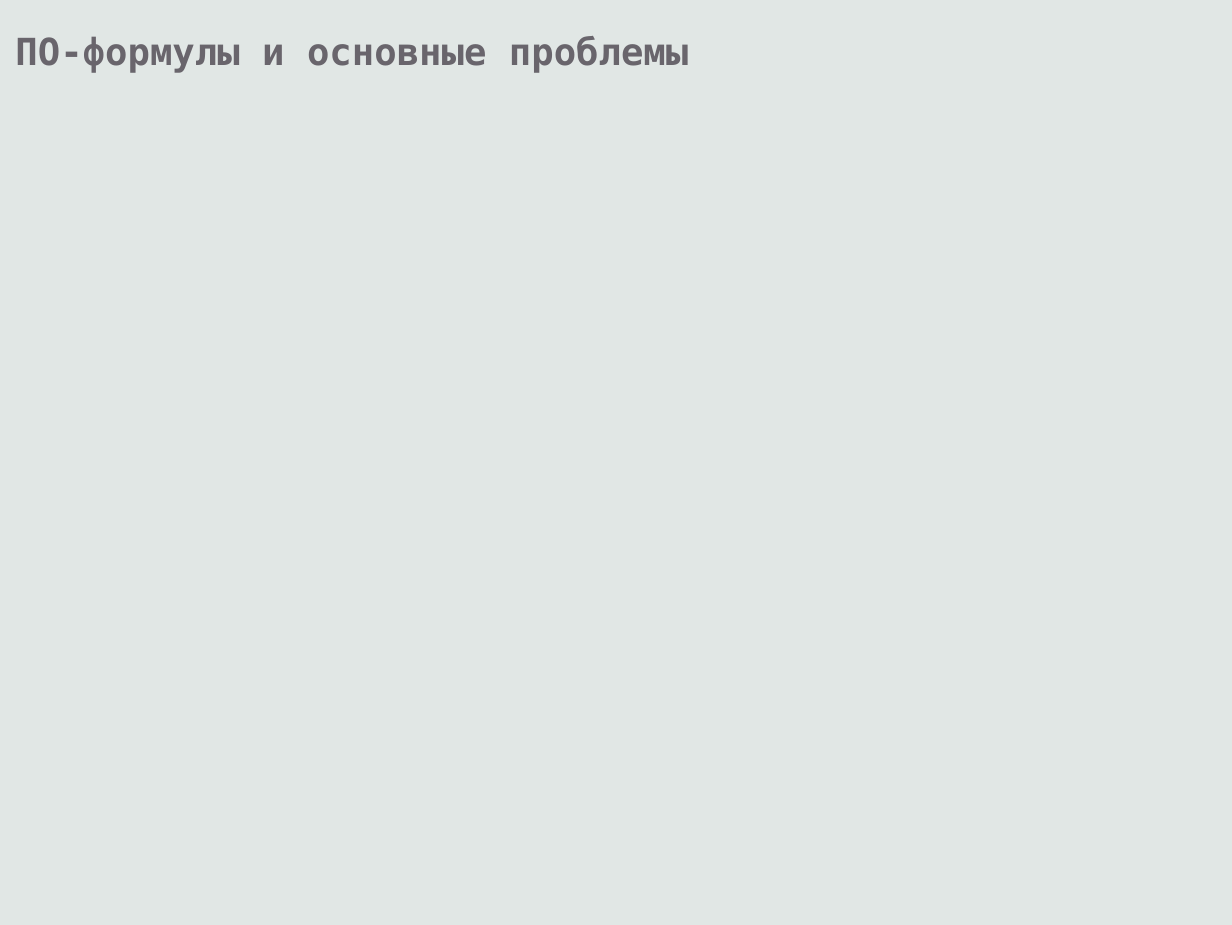
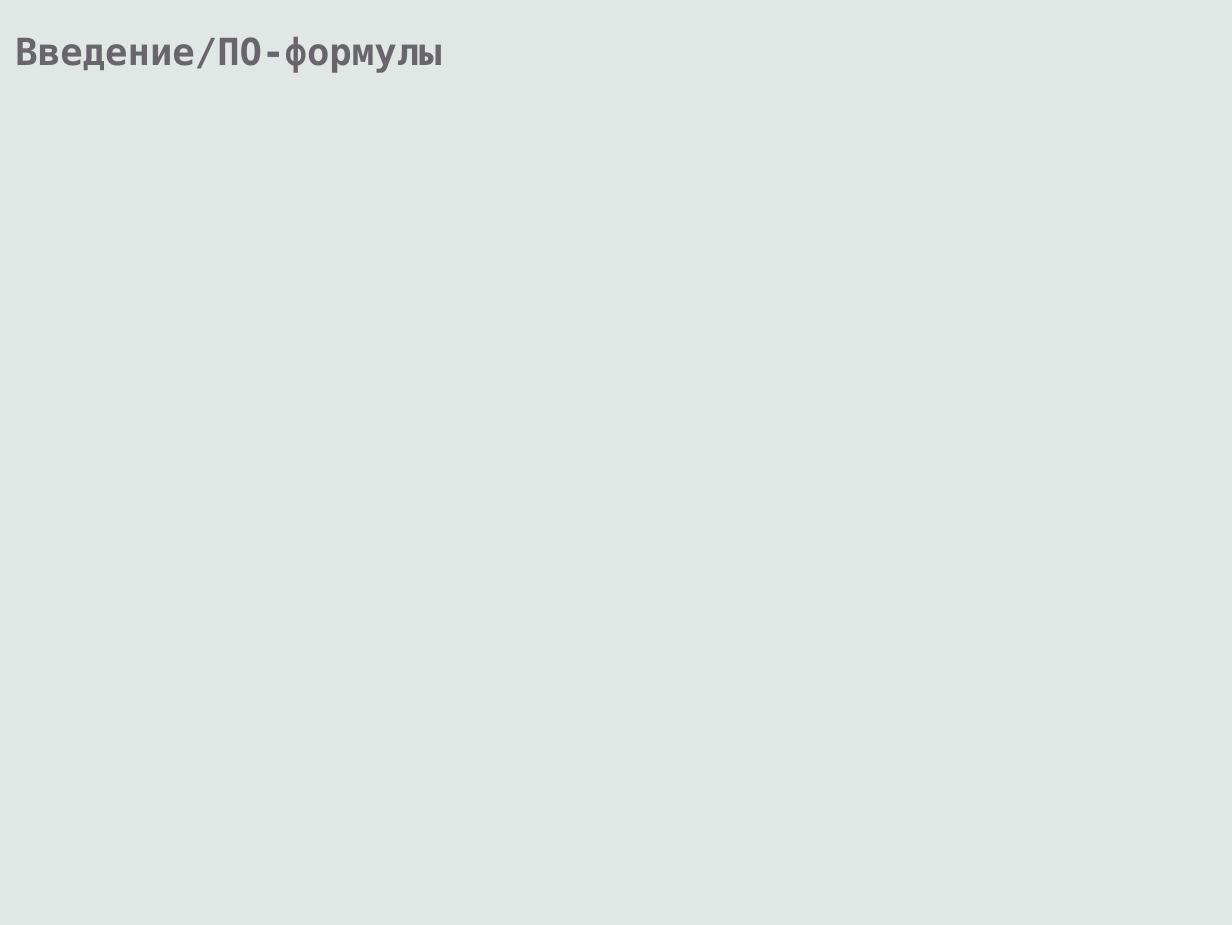
Before and after one commit to eugeneai/prisnif, a slide deck: slide 13 of brick/pres/pacman.odp (slide 12 before the commit). Drawn at 1232x925 pixels with LibreOffice and Linux fonts; fonts in the diff are those of the drawing. Boxes give left, top, right and bottom in pixels: in the first picture for what was removed or moved away, otherwise in the second. Text is boxed around its words. In the diff, an @@ line names an element or a change of style, - is before the commit and + after.

```diff
--- a/brick/pres/pacman.odp
+++ b/brick/pres/pacman.odp
@@ text at <box>15,36,441,73</box>: text changed @@
-ПО-формулы и основные проблемы
+Введение/ПО-формулы
```
Also in this commit, not shown: 3 other slides changed, 27 slides added, 6 slides removed, 1 other file.
